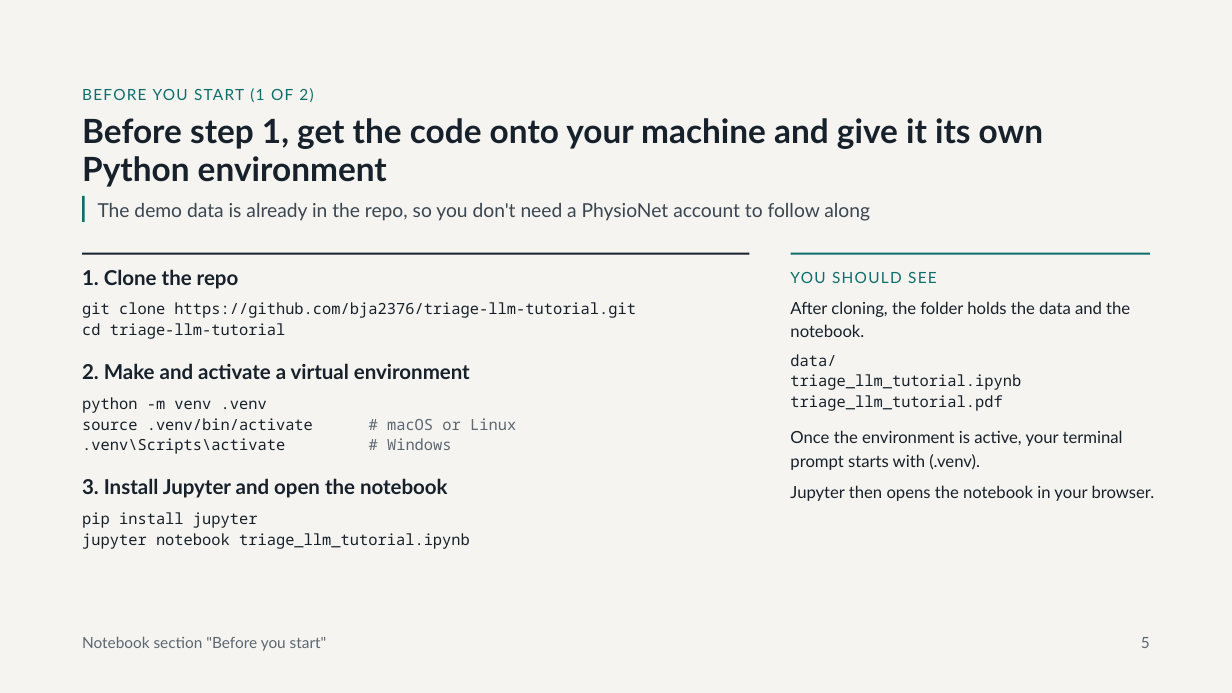
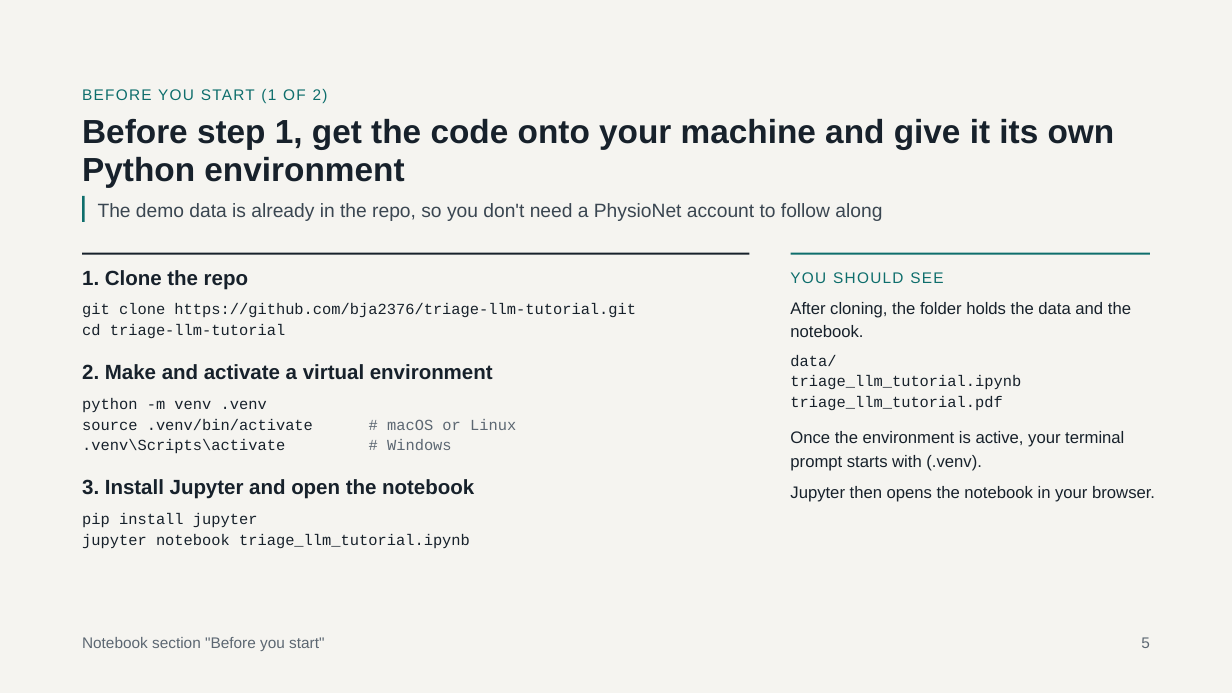
Before and after one commit to bja2376/triage-llm-tutorial, a slide deck: slide 5 of Classifying ED Visits with an LLM.pptx. Drawn at 1232x693 pixels with LibreOffice and Linux fonts; fonts in the diff are those of the drawing. Boxes give left, top, right and bottom in pixels: in the first picture for what was removed or moved away, otherwise in the second. Text is boxed around its words. In the diff, an @@ line names an element or a change of style, - is before the commit and + after.

```diff
--- a/Classifying ED Visits with an LLM.pptx
+++ b/Classifying ED Visits with an LLM.pptx
@@ font Noto Sans Mono to Courier New in 4 elements at (x1=82, y1=303, x2=636, y2=338), (x1=82, y1=398, x2=516, y2=450), (x1=82, y1=513, x2=470, y2=549), (x1=790, y1=355, x2=1021, y2=410) @@
@@ font Lato to Arial in 12 elements at (x1=82, y1=89, x2=328, y2=104), (x1=82, y1=119, x2=1115, y2=187), (x1=98, y1=203, x2=882, y2=221), (x1=82, y1=270, x2=248, y2=290), (x1=82, y1=364, x2=493, y2=380), (x1=82, y1=479, x2=474, y2=499), (x1=790, y1=272, x2=943, y2=283), (x1=790, y1=302, x2=1131, y2=337), (x1=790, y1=431, x2=1124, y2=471), (x1=790, y1=486, x2=1155, y2=502), (x1=82, y1=637, x2=324, y2=651), (x1=1141, y1=637, x2=1150, y2=648) @@
```
Also in this commit, not shown: 18 other slides changed.
